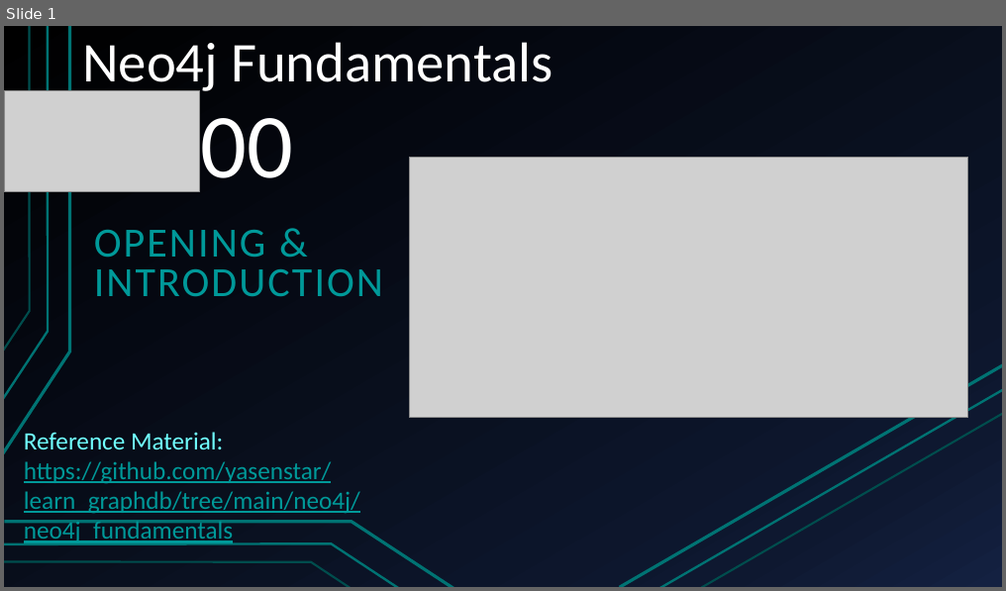
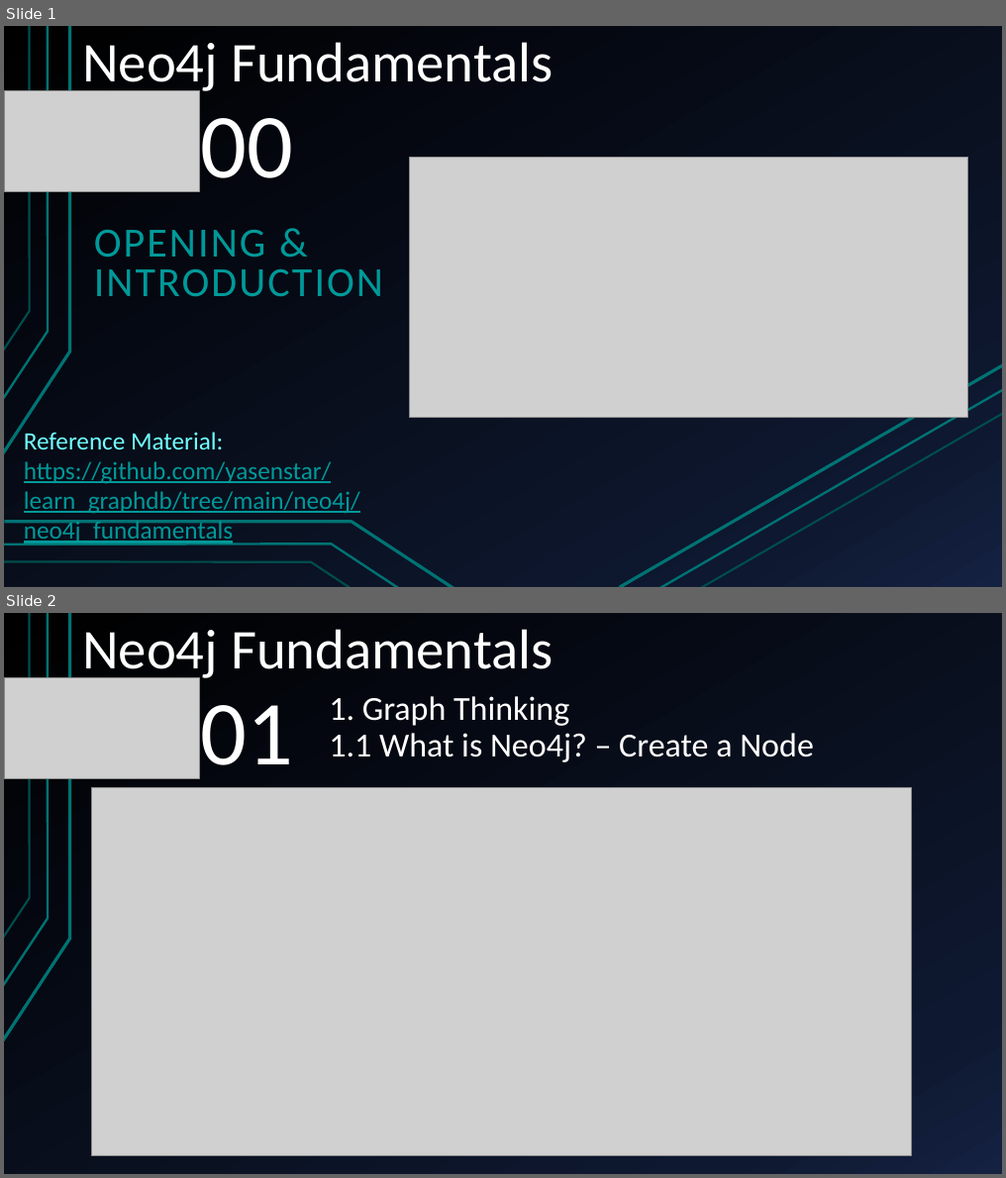
Before and after one commit to yasenstar/learn_graphdb, a slide deck: neo4j/neo4j_fundamentals/Neo4j_Fundamentals.pptx. Shown one above the other, each under a label of ours: slide 1 before the commit, slides 1 and 2 after it. The pictures are 1006x591 and 1006x1178 pixels, drawn with LibreOffice and Linux fonts; fonts in the diff are those of the drawing; grey boxes stand for pictures. Boxes give left, top, right and bottom in pixels: in the first picture for what was removed or moved away, otherwise in the second. Text is boxed around its words. In the diff, an @@ line names an element or a change of style, - is before the commit and + after.

```diff
--- a/neo4j/neo4j_fundamentals/Neo4j_Fundamentals.pptx
+++ b/neo4j/neo4j_fundamentals/Neo4j_Fundamentals.pptx
@@ slide 2 added at <box>4,613,1002,1174</box>, background gradient #000000 to #0F1931 to #142242; not listed: 3 template elements that a slide beside it also shows @@
@@ text added at <box>82,629,553,681</box>, 54 pt, text #FFFFFF @@
+Neo4j Fundamentals
@@ picture added at <box>4,677,199,779</box> @@
@@ title added at <box>329,696,814,762</box>, 32.4 pt, text #FFFFFF @@
+1. Graph Thinking
+1.1 What is Neo4j? – Create a Node
@@ text added at <box>200,705,293,765</box>, 88 pt, text #FFFFFF @@
+01
@@ picture added at <box>91,787,911,1156</box> @@
```
Also in this commit, not shown: 1 slide removed, 4 other files.
